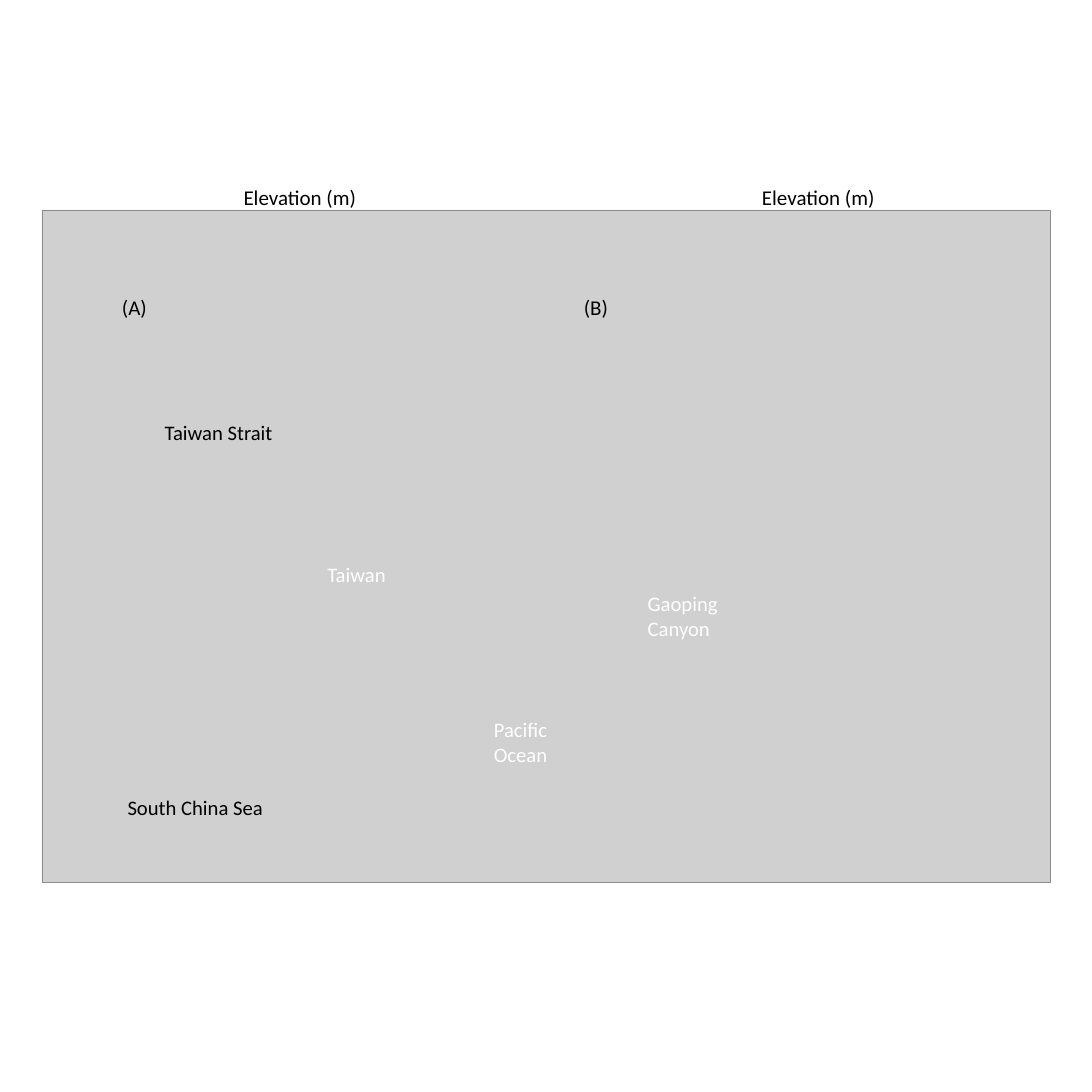
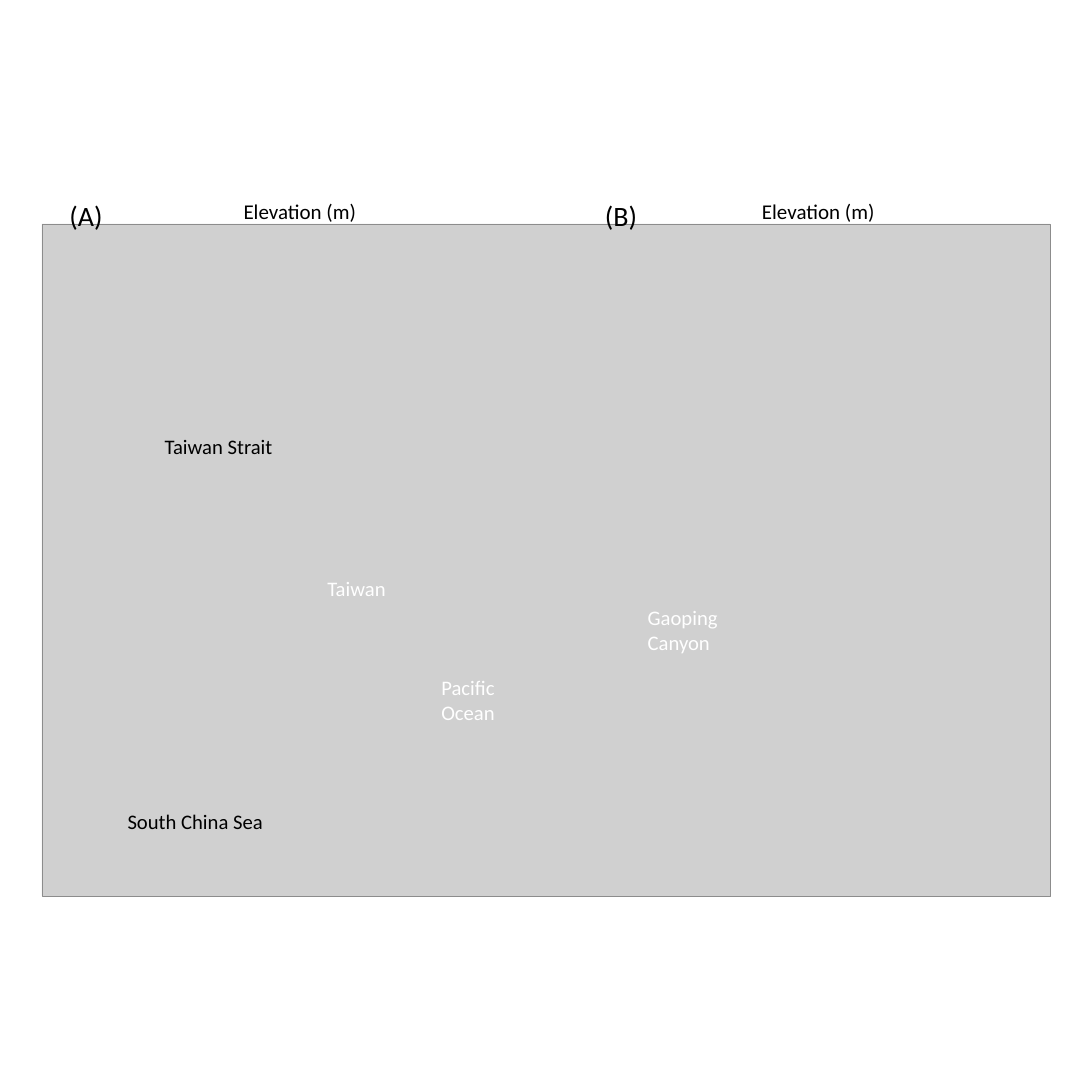
Before and after one commit to chihlinwei/bbbs, a slide deck: slide 1 of ppt/Fig.pptx. Drawn at 1092x1092 pixels with LibreOffice and Linux fonts; fonts in the diff are those of the drawing; grey boxes stand for pictures. Boxes give left, top, right and bottom in pixels: in the first picture for what was removed or moved away, otherwise in the second. Text is boxed around its words. In the diff, an @@ line names an element or a change of style, - is before the commit and + after.

```diff
--- a/ppt/Fig.pptx
+++ b/ppt/Fig.pptx
@@ text "(A)" at <box>69,205,102,230</box>: size 36 to 48 pt @@
@@ text "(A)": place and size @@
-text "(A)" at <box>122,300,147,318</box>
+text "(A)" at <box>69,205,102,230</box>
@@ text "(B)": place and size @@
-text "(B)" at <box>584,300,608,318</box>
+text "(B)" at <box>605,203,637,230</box>
@@ text "(B)" at <box>605,203,637,230</box>: size 36 to 48 pt @@
@@ 6 texts, 1 picture: place and size @@
-6 texts, 1 picture at <box>42,190,1050,882</box>
+6 texts, 1 picture at <box>42,204,1050,896</box>
@@ text "Pacific Ocean": place and size @@
-text "Pacific Ocean" at <box>494,723,547,762</box>
+text "Pacific Ocean" at <box>441,681,494,720</box>
```
Also in this commit, not shown: 13 other files.
